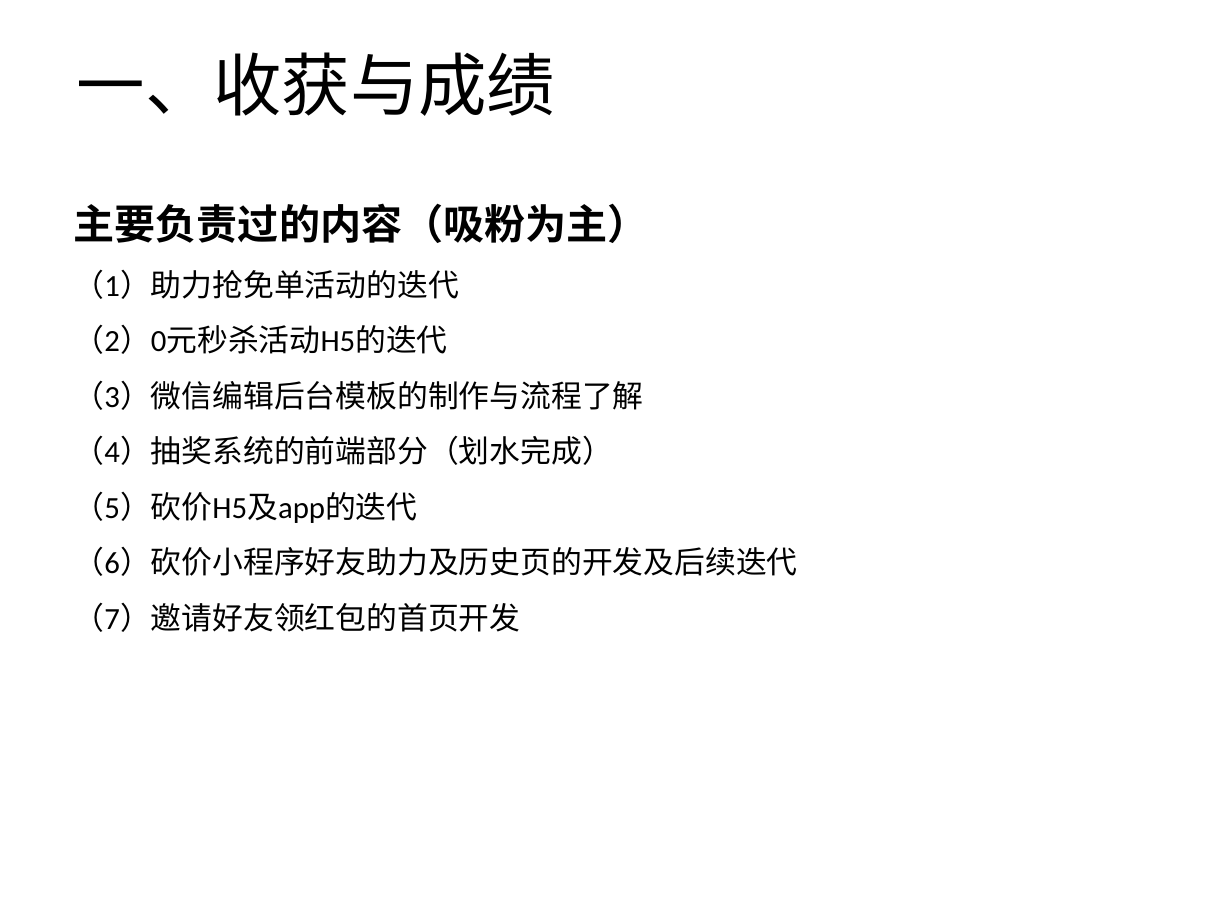
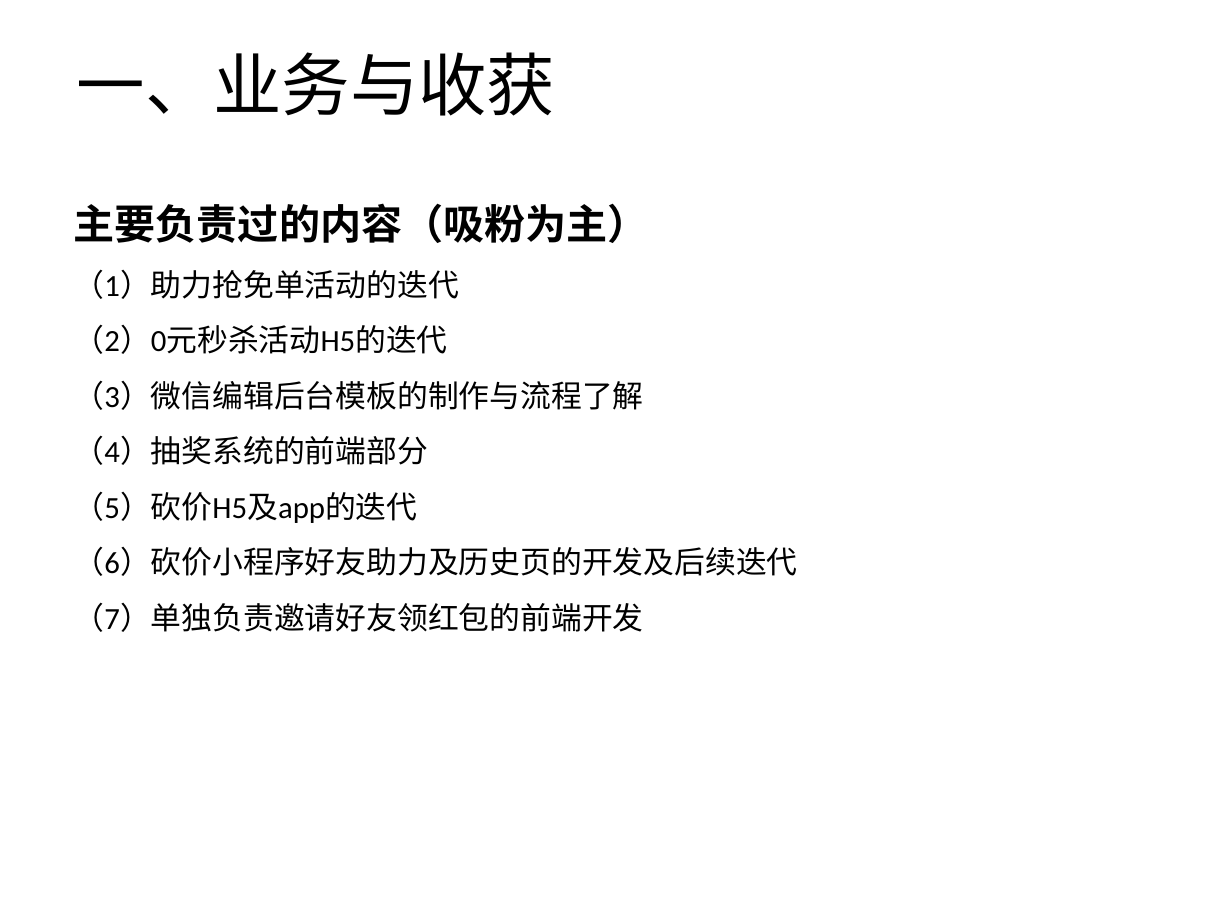
Before and after one commit to zjyechang/myProject, a slide deck: slide 3 of note/叶昶-转正答辩.pptx. Drawn at 1232x924 pixels with LibreOffice and Linux fonts; fonts in the diff are those of the drawing; background and template pictures are left out. Boxes give left, top, right and bottom in pixels: in the first picture for what was removed or moved away, otherwise in the second. Text is boxed around its words. In the diff, an @@ line names an element or a change of style, - is before the commit and + after.

```diff
--- a/note/叶昶-转正答辩.pptx
+++ b/note/叶昶-转正答辩.pptx
@@ text at [77,52,556,116]: text changed @@
-一、收获与成绩
+一、业务与收获
@@ text at [74,435,428,465]: text changed @@
-（4）抽奖系统的前端部分（划水完成）
+（4）抽奖系统的前端部分
@@ text at [74,602,644,632]: text changed @@
-（7）邀请好友领红包的首页开发
+（7）单独负责邀请好友领红包的前端开发
```
Also in this commit, not shown: 3 other slides changed, 1 slide removed, 1 other file.
